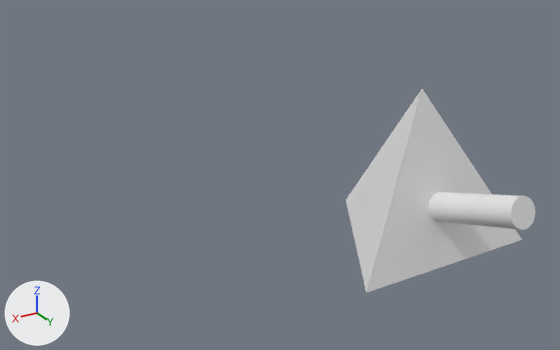
A saved change to the Blender file Tetra_Objects/tetras_set/tetra_55.blend.
The view is the same before and after, from a camera (50 mm lens) standing at (132.4, 148.6, 104.1) and looking at (26.8, -27.5, 16.1). Lighting does not change. The marker at lower left points along +X, +Y and +Z.

In view in the first picture: 'tetra_55'.
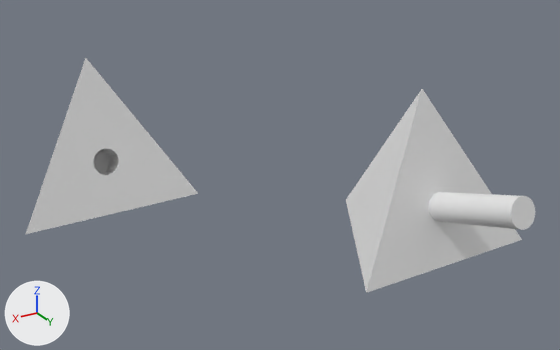
The newer file is also turned or shifted as a whole; pictures and numbers use the older file's frame.

Changed parts and their boxes [x1, y1, x2, y2] in the pictures (560 x 350 px):
'tetra_55NP', added
    after: [26, 58, 198, 234]

Patch to the scene script:
```diff
--- a/Tetra_Objects/tetras_set/tetra_55.blend.py
+++ b/Tetra_Objects/tetras_set/tetra_55.blend.py
@@ me_cone_001 @@
+me_cone_001.from_pydata(...)  # 509 vertices, 1018 faces; spans x -27.5..27.5, y -15.9..31.8, z -11.2..33.7
@@ ob_tetra_55np @@
+ob_tetra_55np = bpy.data.objects.new('tetra_55NP', me_cone_001)
+ob_tetra_55np.location = (65.3, -76.0, 11.2)
+ob_tetra_55np.rotation_euler = (1.911, 0.0, 0.0)  # degrees (109, 0, 0)
```
